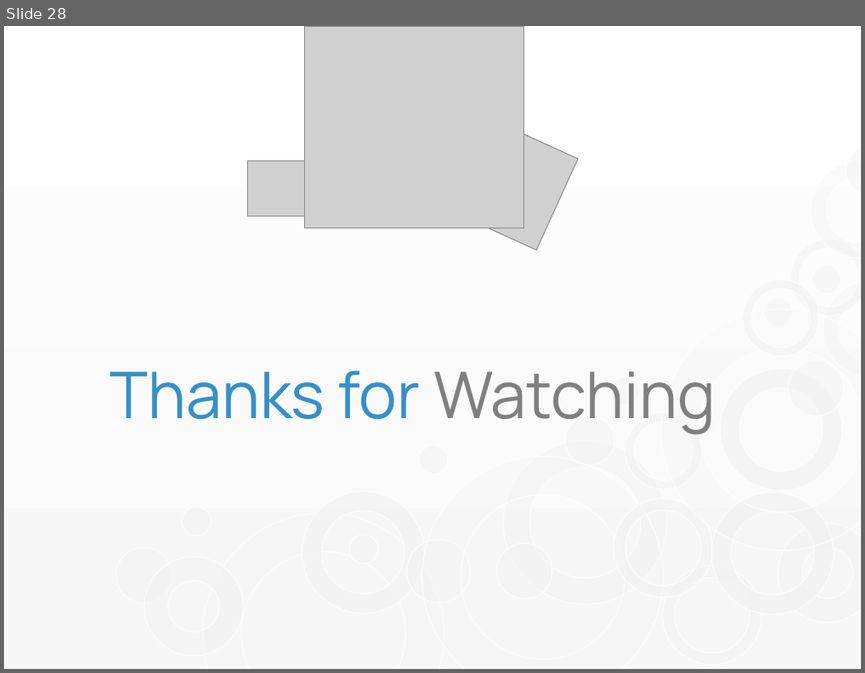
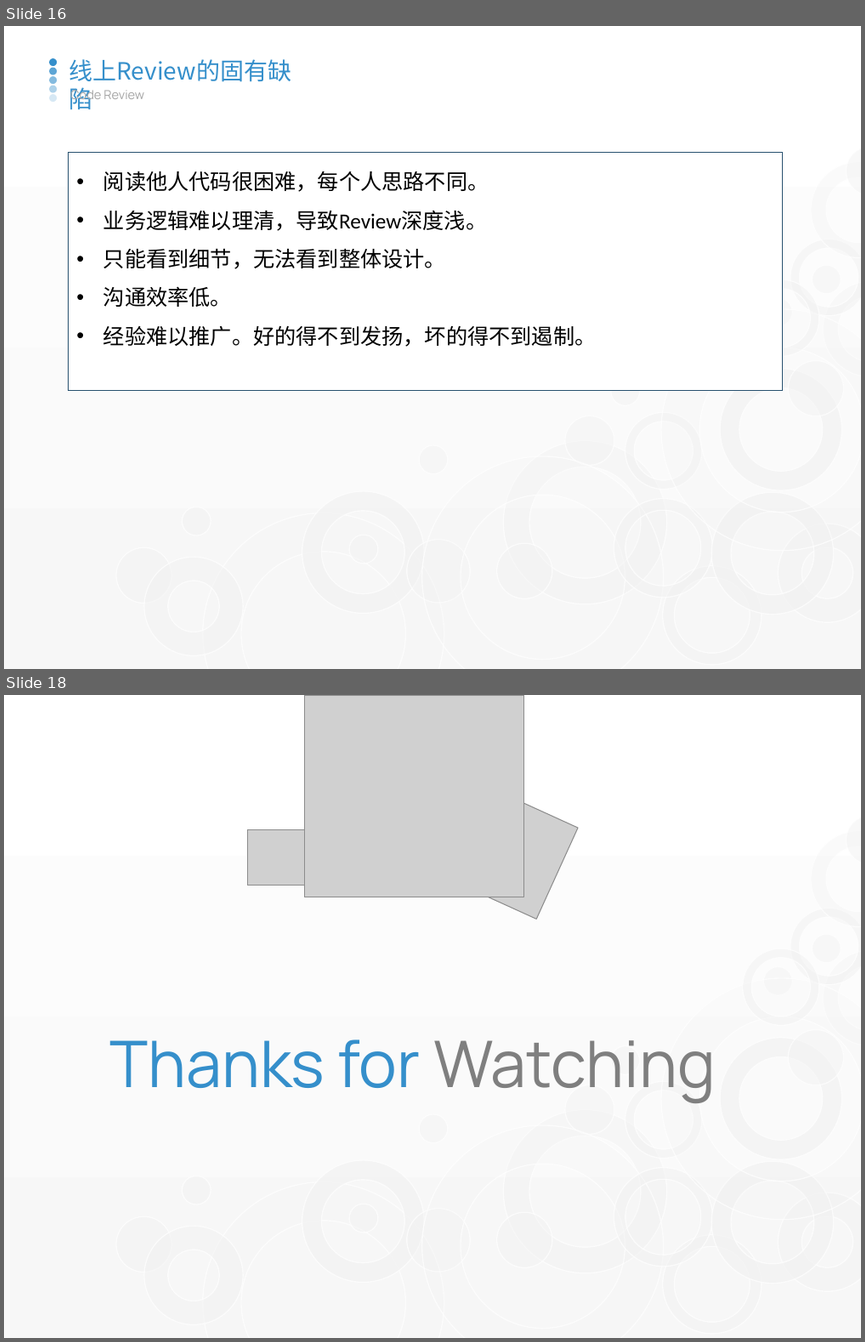
Before and after one commit to watermoonlx/code-review-unit-test, a slide deck: Code Review & Unit Test.pptx. Shown one above the other, each under a label of ours: slide 28 before the commit, slides 16 and 18 after it; the slides between them are not shown. The pictures are 865x673 and 865x1342 pixels, drawn with LibreOffice and Linux fonts; fonts in the diff are those of the drawing; grey boxes stand for pictures. Boxes give left, top, right and bottom in pixels: in the first picture for what was removed or moved away, otherwise in the second. Text is boxed around its words. In the diff, an @@ line names an element or a change of style, - is before the commit and + after.

```diff
--- a/Code Review & Unit Test.pptx
+++ b/Code Review & Unit Test.pptx
@@ slide 16 added at [4, 26, 861, 669], background gradient #FFFFFF to #F7F7F7; not listed: 28 template elements that a slide beside it also shows @@
@@ group added at [49, 58, 57, 102]: 5 ellipses @@
@@ text added at [69, 59, 291, 82], 20 pt, text #358FCB @@
+线上Review的固有缺陷
@@ text added at [70, 88, 144, 103], 10.5 pt, text #A6A6A6 @@
+Code Review
@@ rectangle added at [69, 153, 782, 390], fill #FFFFFF, outline #27506E 0.75 pt, 18 pt, text #000000 @@
+• 阅读他人代码很困难，每个人思路不同。
+• 业务逻辑难以理清，导致Review深度浅。
+• 只能看到细节，无法看到整体设计。
+• 沟通效率低。
+• 经验难以推广。好的得不到发扬，坏的得不到遏制。
@@ what was slide 28 is now slide 18 @@
```
Also in this commit, not shown: 3 slides changed, 11 other slides added, 22 slides removed, 7 other files.
